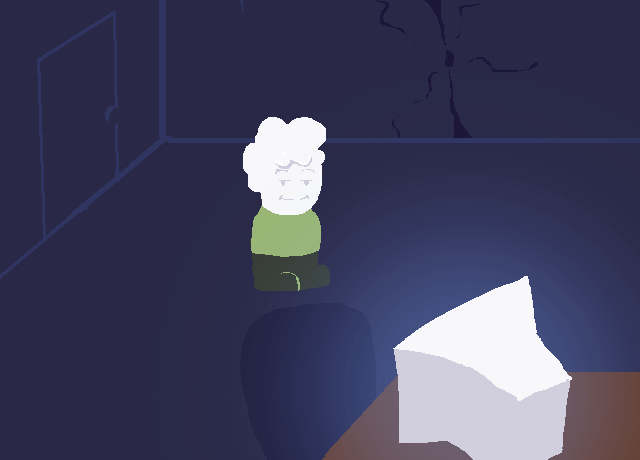
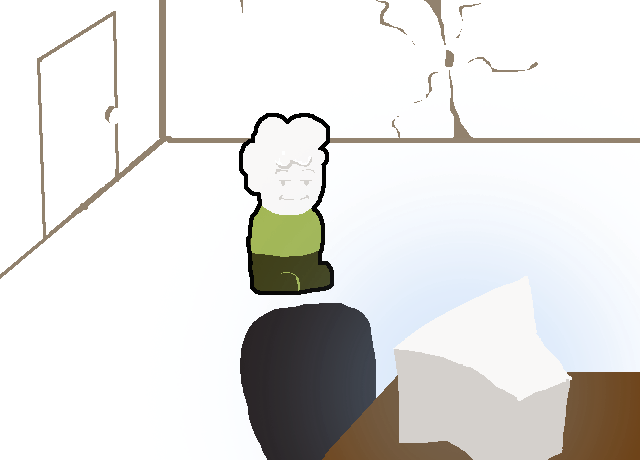
The second 640×460 image is a revision of the first. Changes to its layers:
added group "yourroom light" with 13 layers above "yourroom" over [0, 0, 640, 460]
added layer "crack" (1st of 2, in "yourroom light") in group "yourroom light" over [376, 0, 538, 138]
added layer "coomp" (1st of 2, in "yourroom light") in group "yourroom light" over [393, 276, 572, 460]
added layer "Layer 12 copy 2" (1st of 2, in "yourroom light") (30%) in group "yourroom light" over [135, 62, 640, 460]
added layer "table" (1st of 2, in "yourroom light") in group "yourroom light" over [322, 371, 640, 460]
added layer "chair" (1st of 2, in "yourroom light") in group "yourroom light" over [240, 303, 390, 460]
added layer "u" (1st of 2, in "yourroom light") in group "yourroom light" over [243, 117, 326, 215]
added layer "Layer 16" (1st of 2, in "yourroom light") in group "yourroom light" over [251, 201, 321, 257]
added layer "Layer 17" (1st of 2, in "yourroom light") in group "yourroom light" over [250, 239, 330, 291]
added layer "Layer 24" in group "yourroom light" over [239, 113, 334, 295]
added layer "bg lines" (1st of 2, in "yourroom light") in group "yourroom light" over [0, 0, 640, 279]
added layer "Layer 15" (1st of 2, in "yourroom light") in group "yourroom light" over [0, 0, 640, 460]
"Layer 12 copy 2" (2nd of 2, in "yourroom"): opacity 32% → 30% over [135, 62, 640, 460]
added layer "Layer 24 copy" in group "yourroom" over [239, 113, 334, 295]
